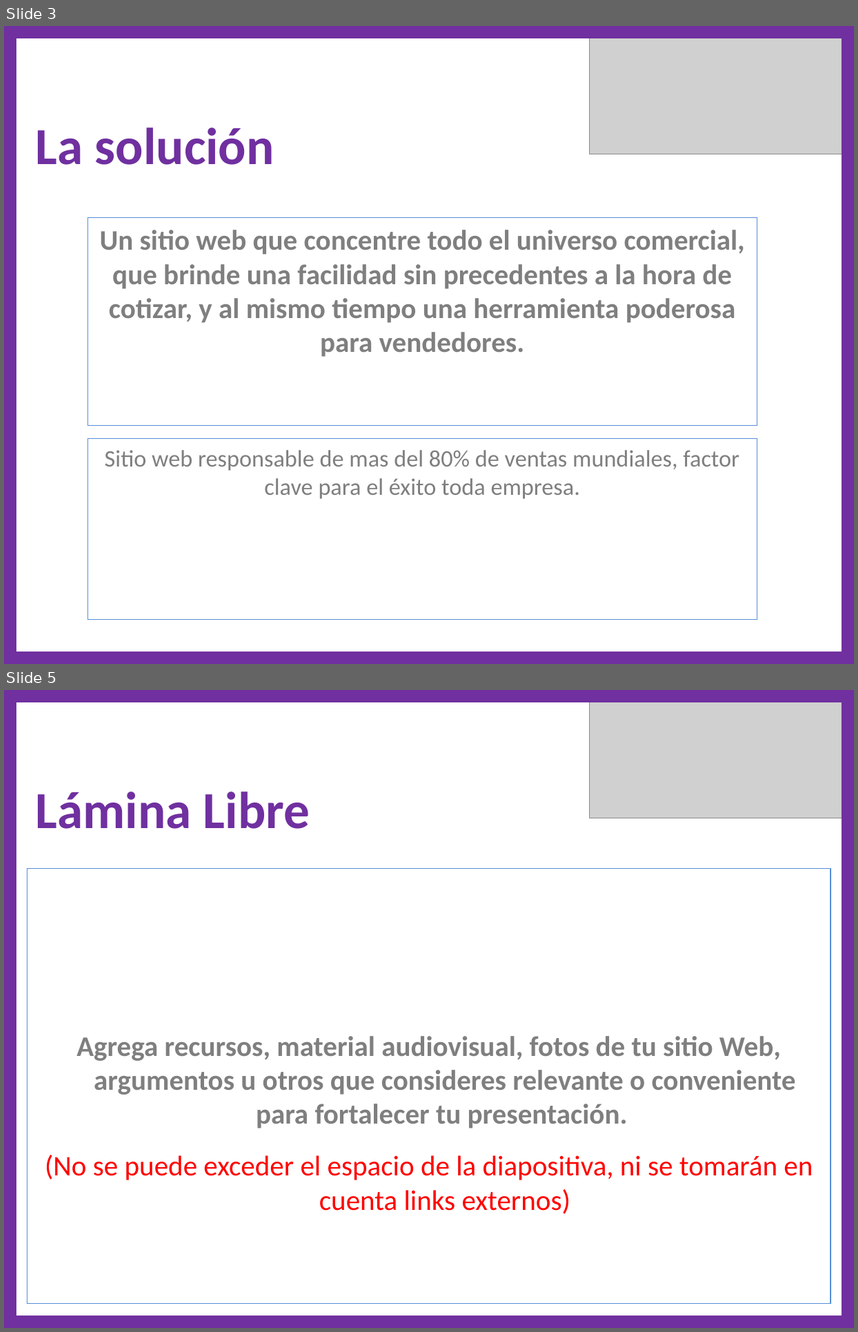
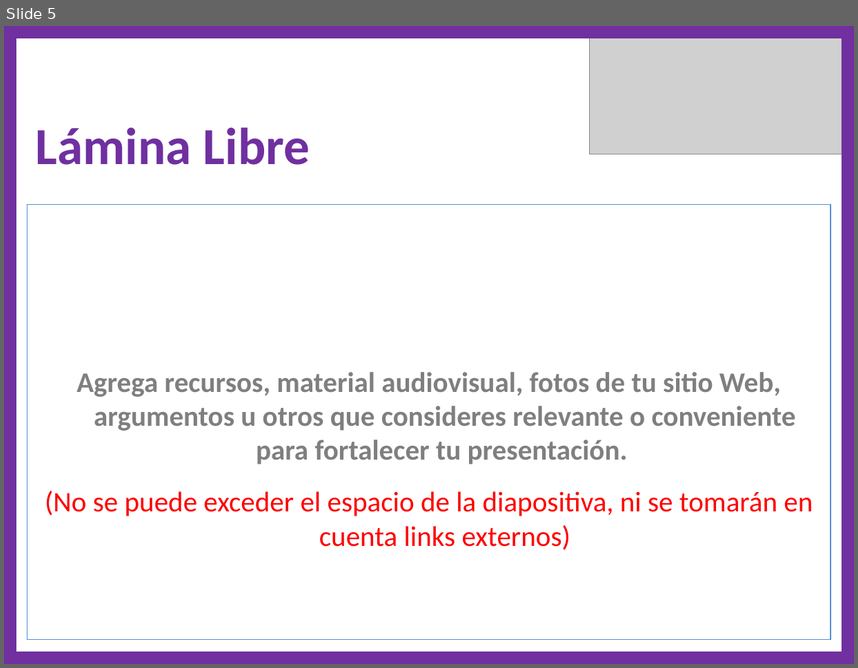
Before and after one commit to gslopez/proyectoSeba, a slide deck: InnovaChile/Postulación/Postulación 1.0.ppt. Shown one above the other, each under a label of ours: slides 3 and 5 before the commit, slide 5 after it; the slides between them are not shown. The pictures are 858x1332 and 858x668 pixels, drawn with LibreOffice and Linux fonts; fonts in the diff are those of the drawing; grey boxes stand for pictures. Boxes give left, top, right and bottom in pixels: in the first picture for what was removed or moved away, otherwise in the second. Text is boxed around its words. In the diff, an @@ line names an element or a change of style, - is before the commit and + after.

```diff
--- a/InnovaChile/Postulación/Postulación 1.0.ppt
+++ b/InnovaChile/Postulación/Postulación 1.0.ppt
@@ slide 3 removed at (4, 26, 854, 664), background #FFFFFF @@
@@ freeform shape removed at (4, 26, 854, 664) @@
@@ picture removed at (590, 26, 854, 154) @@
@@ text removed at (36, 127, 274, 165) @@
-La solución
@@ rectangle removed at (87, 217, 757, 425) @@
-Un sitio web que concentre todo el universo comercial, que brinde una facilidad sin precedentes a la hora de cotizar, y al mismo tiempo una herramienta poderosa para vendedores.
@@ rectangle removed at (87, 439, 757, 619) @@
-Sitio web responsable de mas del 80% de ventas mundiales, factor clave para el éxito toda empresa.
```
Also in this commit, not shown: 2 slides changed, 2 slides added, 1 other slide removed, 2 other files.
